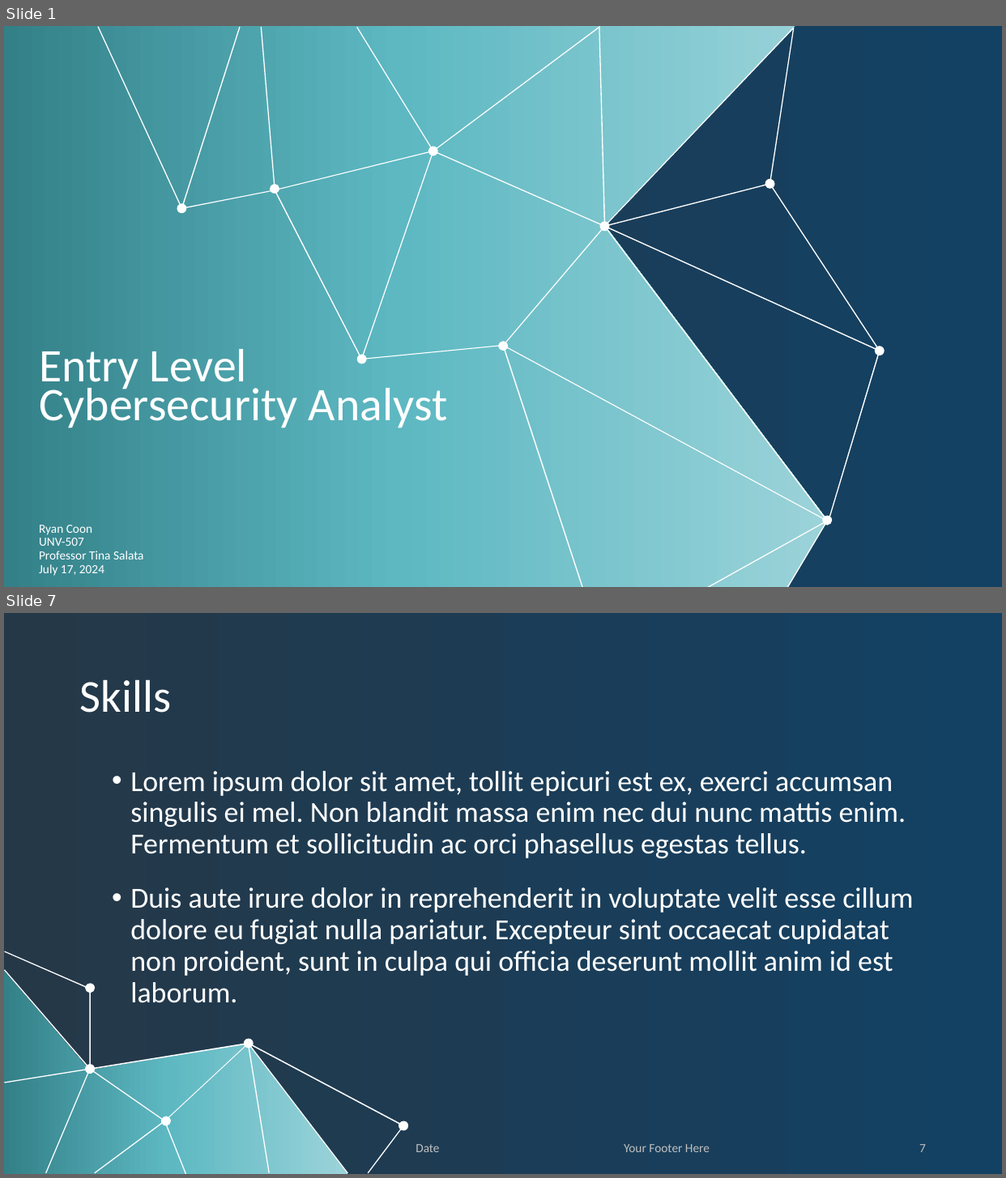
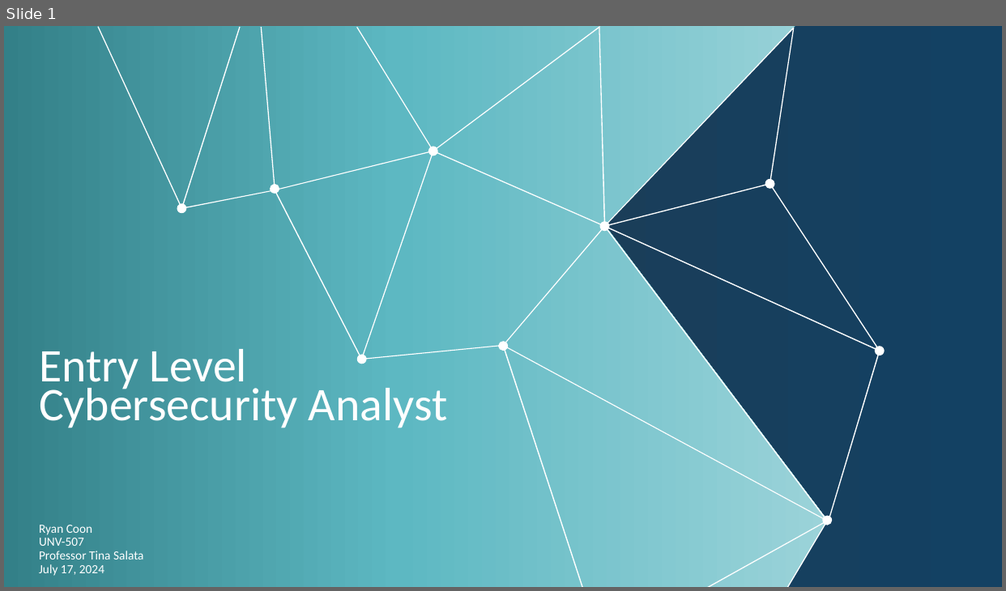
Before and after one commit to rcoon1/GCU-Masters, a slide deck: UNV 507/Topic 4/CareerPathPresentation RCoon.pptx. Shown one above the other, each under a label of ours: slides 1 and 7 before the commit, slide 1 after it; the slides between them are not shown. The pictures are 1006x1178 and 1006x591 pixels, drawn with LibreOffice and Linux fonts; fonts in the diff are those of the drawing; background and template pictures are left out. Boxes give left, top, right and bottom in pixels: in the first picture for what was removed or moved away, otherwise in the second. Text is boxed around its words. In the diff, an @@ line names an element or a change of style, - is before the commit and + after.

```diff
--- a/UNV 507/Topic 4/CareerPathPresentation RCoon.pptx
+++ b/UNV 507/Topic 4/CareerPathPresentation RCoon.pptx
@@ slide 7 removed at (4, 613, 1002, 1174), background gradient #253848 to #134163 @@
@@ title removed at (80, 679, 171, 713) @@
-Skills
@@ text removed at (130, 771, 913, 1003) @@
-• Lorem ipsum dolor sit amet, tollit epicuri est ex, exerci accumsan singulis ei mel. Non blandit massa enim nec dui nunc mattis enim. Fermentum et sollicitudin ac orci phasellus egestas tellus.
-• Duis aute irure dolor in reprehenderit in voluptate velit esse cillum dolore eu fugiat nulla pariatur. Excepteur sint occaecat cupidatat non proident, sunt in culpa qui officia deserunt mollit anim id est laborum.
@@ freeform shape removed at (4, 952, 408, 1174) @@
@@ freeform shape removed at (4, 971, 347, 1174) @@
@@ text removed at (415, 1144, 439, 1152) @@
-Date
@@ text removed at (624, 1144, 710, 1152) @@
-Your Footer Here
@@ page number removed at (919, 1144, 926, 1152) @@
-7
```
Also in this commit, not shown: 4 slides changed, 6 slides added, 2 other slides removed.
